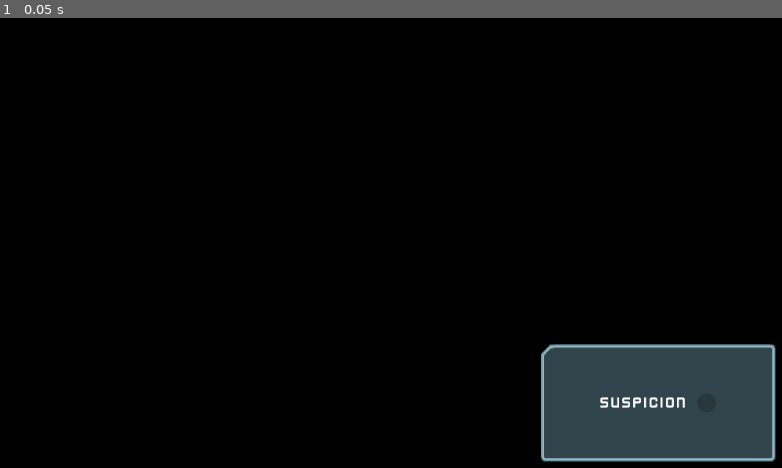
Above: before the commit, frame 1.
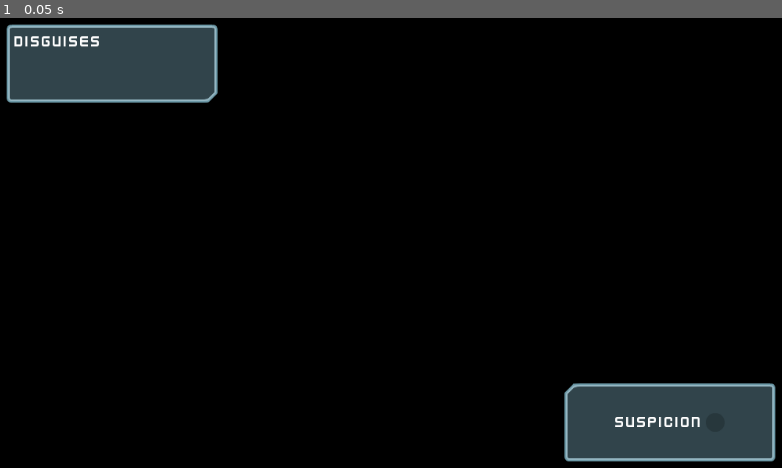
Above: after the commit, the same moment.

Repository: Wolfy7/Heist_Meisters
Game: Godot game, scene res://Scenes/GUI.tscn
The game is run twice, just before and just after one commit, with the same random seed, the same clock (stepped at 60 frames per second) and the same inputs. This scene is started directly instead of the project's main scene.
Inputs:
- Up to frame 1 (0.05 s): no input

The runs differ from the first frame. In frame 1, 8.5% of the frame differs, in the area x 0-100%, y 1-99%.

Commit message:
73. Grabbing the Loot

Diff:
--- /dev/null
+++ b/Scenes/Briefcase.tscn
@@ -0,0 +1,30 @@
+[gd_scene load_steps=4 format=2]
+
+[ext_resource path="res://Scripts/Briefcase.gd" type="Script" id=1]
+[ext_resource path="res://GFX/Loot/suitcase.png" type="Texture" id=2]
+
+[sub_resource type="RectangleShape2D" id=1]
+
+custom_solver_bias = 0.0
+extents = Vector2( 71.1631, 55.5741 )
+
+[node name="Briefcase" type="Area2D"]
+scale = Vector2( 0.5, 0.5 )
+input_pickable = true
+gravity_vec = Vector2( 0, 1 )
+gravity = 98.0
+linear_damp = 0.1
+angular_damp = 1.0
+collision_layer = 0
+audio_bus_override = false
+audio_bus_name = "Master"
+script = ExtResource( 1 )
+_sections_unfolded = [ "Collision", "Transform" ]
+
+[node name="Sprite" type="Sprite" parent="."]
+texture = ExtResource( 2 )
+
+[node name="CollisionShape2D" type="CollisionShape2D" parent="."]
+shape = SubResource( 1 )
+
+[connection signal="body_entered" from="." to="." method="_on_Briefcase_body_entered"]
--- /dev/null
+++ b/Scenes/Characters/BoxOccluder.tres
@@ -0,0 +1,7 @@
+[gd_resource type="OccluderPolygon2D" format=2]
+
+[resource]
+
+closed = true
+cull_mode = 0
+polygon = PoolVector2Array( -24.257, -24.257, 23.743, -24.257, 23.743, 23.743, -24.257, 23.743 )
--- /dev/null
+++ b/Scenes/Characters/CharacterOccluder.tres
@@ -0,0 +1,7 @@
+[gd_resource type="OccluderPolygon2D" format=2]
+
+[resource]
+
+closed = true
+cull_mode = 1
+polygon = PoolVector2Array( -11.2867, -7.72736, -10.0015, -17.7513, -5.76064, -21.2211, 1.82158, -21.4781, 4.64884, -17.7513, 6.3195, -9.65504, 6.57652, 7.43707, 4.77734, 16.947, 1.56454, 20.5453, -5.63213, 20.5453, -9.35898, 17.0755, -11.8007, 0.240396 )
--- a/Scenes/Characters/Player.tscn
+++ b/Scenes/Characters/Player.tscn
@@ -1,12 +1,16 @@
-[gd_scene load_steps=4 format=2]
+[gd_scene load_steps=5 format=2]
 
 [ext_resource path="res://Scenes/Characters/Character.tscn" type="PackedScene" id=1]
 [ext_resource path="res://Scripts/Player.gd" type="Script" id=2]
 [ext_resource path="res://GFX/PNG/Hitman 1/hitman1_stand.png" type="Texture" id=3]
+[ext_resource path="res://Theme.tres" type="Theme" id=4]
 
-[node name="Player" instance=ExtResource( 1 )]
+[node name="Player" index="0" instance=ExtResource( 1 )]
 script = ExtResource( 2 )
-_sections_unfolded = [ "Collision" ]
+_sections_unfolded = [ "Transform" ]
+disguises = 3
+disguise_duration = 5
+disguise_slowdown = 0.25
 
 [node name="Sprite" parent="." index="0"]
 texture = ExtResource( 3 )
@@ -33,3 +37,33 @@
 shadow_filter = 0
 shadow_filter_smooth = 0.0
 shadow_item_cull_mask = 1
+
+[node name="Timer" type="Timer" parent="." index="4"]
+process_mode = 1
+wait_time = 1.0
+one_shot = true
+autostart = false
+
+[node name="Label" type="Label" parent="." index="5"]
+anchor_left = 0.0
+anchor_top = 0.0
+anchor_right = 0.0
+anchor_bottom = 0.0
+margin_left = 24.0
+margin_top = -40.0
+margin_right = 73.0
+margin_bottom = -17.0
+rect_pivot_offset = Vector2( 0, 0 )
+rect_clip_content = false
+mouse_filter = 2
+mouse_default_cursor_shape = 0
+size_flags_horizontal = 1
+size_flags_vertical = 4
+theme = ExtResource( 4 )
+text = "0.00"
+percent_visible = 1.0
+lines_skipped = 0
+max_lines_visible = -1
+_sections_unfolded = [ "Rect", "Theme", "custom_styles" ]
+
+[connection signal="timeout" from="Timer" to="." method="reveal"]
--- a/Scenes/Door.tscn
+++ b/Scenes/Door.tscn
@@ -71,14 +71,14 @@
 linear_damp = 0.1
 angular_damp = 1.0
 collision_layer = 2
-collision_mask = 9
+collision_mask = 25
 audio_bus_override = false
 audio_bus_name = "Master"
 script = ExtResource( 1 )
 _sections_unfolded = [ "Collision" ]
 
 [node name="PlayerDetectionArea" type="CollisionShape2D" parent="."]
-shape = SubResource( 3 )
+shape = SubResource( 1 )
 _sections_unfolded = [ "Transform", "shape" ]
 
 [node name="AnimationPlayer" type="AnimationPlayer" parent="."]
@@ -109,7 +109,7 @@
 [node name="StaticBody2D" type="StaticBody2D" parent="Sprite"]
 input_pickable = false
 collision_layer = 2
-collision_mask = 13
+collision_mask = 29
 constant_linear_velocity = Vector2( 0, 0 )
 constant_angular_velocity = 0.0
 physics_material_override = null
--- /dev/null
+++ b/Scenes/Exit.tscn
@@ -0,0 +1,69 @@
+[gd_scene load_steps=4 format=2]
+
+[ext_resource path="res://Scripts/Exit.gd" type="Script" id=1]
+[ext_resource path="res://Theme.tres" type="Theme" id=2]
+
+[sub_resource type="RectangleShape2D" id=1]
+
+custom_solver_bias = 0.0
+extents = Vector2( 127.381, 62.0165 )
+
+[node name="Exit" type="ColorRect"]
+modulate = Color( 1, 1, 1, 0.623529 )
+anchor_left = 0.0
+anchor_top = 0.0
+anchor_right = 0.0
+anchor_bottom = 0.0
+margin_right = 257.0
+margin_bottom = 127.0
+rect_pivot_offset = Vector2( 0, 0 )
+rect_clip_content = false
+mouse_filter = 0
+mouse_default_cursor_shape = 0
+size_flags_horizontal = 1
+size_flags_vertical = 1
+color = Color( 0.00392157, 0.666667, 0.529412, 1 )
+script = ExtResource( 1 )
+_sections_unfolded = [ "Material", "Visibility" ]
+
+[node name="Area2D" type="Area2D" parent="."]
+position = Vector2( 129.838, 63.3784 )
+input_pickable = true
+gravity_vec = Vector2( 0, 1 )
+gravity = 98.0
+linear_damp = 0.1
+angular_damp = 1.0
+collision_layer = 0
+audio_bus_override = false
+audio_bus_name = "Master"
+_sections_unfolded = [ "Collision", "Transform" ]
+__meta__ = {
+"_edit_group_": true
+}
+
+[node name="CollisionShape2D" type="CollisionShape2D" parent="Area2D"]
+shape = SubResource( 1 )
+
+[node name="Label" type="Label" parent="."]
+anchor_left = 0.0
+anchor_top = 0.0
+anchor_right = 0.0
+anchor_bottom = 0.0
+margin_left = 108.0
+margin_top = 51.0
+margin_right = 155.0
+margin_bottom = 74.0
+rect_pivot_offset = Vector2( 0, 0 )
+rect_clip_content = false
+mouse_filter = 2
+mouse_default_cursor_shape = 0
+size_flags_horizontal = 1
+size_flags_vertical = 4
+theme = ExtResource( 2 )
+text = "EXIT"
+percent_visible = 1.0
+lines_skipped = 0
+max_lines_visible = -1
+_sections_unfolded = [ "Theme" ]
+
+[connection signal="body_entered" from="Area2D" to="." method="_on_Area2D_body_entered"]
--- a/Scenes/GUI.tscn
+++ b/Scenes/GUI.tscn
@@ -1,9 +1,12 @@
-[gd_scene load_steps=5 format=2]
+[gd_scene load_steps=8 format=2]
 
 [ext_resource path="res://GFX/Interface/PNG/glassPanel_cornerTL.png" type="Texture" id=1]
 [ext_resource path="res://Theme.tres" type="Theme" id=2]
 [ext_resource path="res://GFX/Interface/PNG/dot_shadow.png" type="Texture" id=3]
 [ext_resource path="res://GFX/Interface/PNG/dotRed.png" type="Texture" id=4]
+[ext_resource path="res://Scripts/SuspicionMeter.gd" type="Script" id=5]
+[ext_resource path="res://GFX/Interface/PNG/glassPanel_cornerBR.png" type="Texture" id=6]
+[ext_resource path="res://Scripts/DisguiseDisplay.gd" type="Script" id=7]
 
 [node name="GUI" type="CanvasLayer"]
 layer = 1
@@ -17,8 +20,8 @@
 anchor_top = 1.0
 anchor_right = 1.0
 anchor_bottom = 1.0
-margin_left = -320.0
-margin_top = -170.0
+margin_left = -290.0
+margin_top = -120.0
 margin_right = -20.0
 margin_bottom = -20.0
 rect_pivot_offset = Vector2( 0, 0 )
@@ -33,6 +36,9 @@
 patch_margin_right = 12
 patch_margin_bottom = 12
 _sections_unfolded = [ "Margin", "Patch Margin", "Rect" ]
+__meta__ = {
+"_edit_group_": true
+}
 
 [node name="CenterContainer" type="CenterContainer" parent="SuspicionContainer"]
 anchor_left = 0.0
@@ -47,24 +53,22 @@
 size_flags_vertical = 1
 use_top_left = false
 
-[node name="HSplitContainer" type="HSplitContainer" parent="SuspicionContainer/CenterContainer"]
-anchor_left = 0.0
-anchor_top = 0.0
-anchor_right = 0.0
-anchor_bottom = 0.0
-margin_left = 76.0
-margin_top = 63.0
-margin_right = 224.0
-margin_bottom = 87.0
-rect_pivot_offset = Vector2( 0, 0 )
-rect_clip_content = false
-mouse_filter = 2
-mouse_default_cursor_shape = 0
-size_flags_horizontal = 1
-size_flags_vertical = 1
-split_offset = 0
-collapsed = false
-dragger_visibility = 0
+[node name="HSplitContainer" type="HBoxContainer" parent="SuspicionContainer/CenterContainer"]
+anchor_left = 0.0
+anchor_top = 0.0
+anchor_right = 0.0
+anchor_bottom = 0.0
+margin_left = 65.0
+margin_top = 38.0
+margin_right = 205.0
+margin_bottom = 62.0
+rect_pivot_offset = Vector2( 0, 0 )
+rect_clip_content = false
+mouse_filter = 2
+mouse_default_cursor_shape = 0
+size_flags_horizontal = 1
+size_flags_vertical = 1
+alignment = 0
 _sections_unfolded = [ "Mouse" ]
 
 [node name="Label" type="Label" parent="SuspicionContainer/CenterContainer/HSplitContainer"]
@@ -87,13 +91,15 @@
 max_lines_visible = -1
 _sections_unfolded = [ "Theme" ]
 
-[node name="TextureProgress" type="TextureProgress" parent="SuspicionContainer/CenterContainer/HSplitContainer"]
-anchor_left = 0.0
-anchor_top = 0.0
-anchor_right = 0.0
-anchor_bottom = 0.0
-margin_left = 124.0
-margin_right = 148.0
+[node name="SuspicionMeter" type="TextureProgress" parent="SuspicionContainer/CenterContainer/HSplitContainer" groups=[
+"SuspicionMeter",
+]]
+anchor_left = 0.0
+anchor_top = 0.0
+anchor_right = 0.0
+anchor_bottom = 0.0
+margin_left = 116.0
+margin_right = 140.0
 margin_bottom = 24.0
 rect_pivot_offset = Vector2( 0, 0 )
 rect_clip_content = false
@@ -120,4 +126,92 @@
 radial_fill_degrees = 360.0
 radial_center_offset = Vector2( 0, 0 )
 nine_patch_stretch = false
+script = ExtResource( 5 )
 _sections_unfolded = [ "Textures" ]
+suspicion_step = 1
+suspicion_dropoff = 0.25
+
+[node name="DisguiseContainer" type="NinePatchRect" parent="."]
+anchor_left = 0.0
+anchor_top = 0.0
+anchor_right = 0.0
+anchor_bottom = 0.0
+margin_left = 20.0
+margin_top = 20.0
+margin_right = 290.0
+margin_bottom = 120.0
+rect_pivot_offset = Vector2( 0, 0 )
+rect_clip_content = false
+mouse_filter = 2
+mouse_default_cursor_shape = 0
+size_flags_horizontal = 1
+size_flags_vertical = 1
+theme = ExtResource( 2 )
+texture = ExtResource( 6 )
+patch_margin_left = 12
+patch_margin_top = 12
+patch_margin_right = 12
+patch_margin_bottom = 12
+_sections_unfolded = [ "Margin", "Patch Margin", "Rect", "Theme", "theme" ]
+
+[node name="VBoxContainer" type="VBoxContainer" parent="DisguiseContainer"]
+anchor_left = 0.0
+anchor_top = 0.0
+anchor_right = 1.0
+anchor_bottom = 1.0
+margin_left = 10.0
+margin_top = 10.0
+rect_pivot_offset = Vector2( 0, 0 )
+rect_clip_content = false
+mouse_filter = 1
+mouse_default_cursor_shape = 0
+size_flags_horizontal = 1
+size_flags_vertical = 1
+alignment = 0
+_sections_unfolded = [ "Margin" ]
+
+[node name="Label" type="Label" parent="DisguiseContainer/VBoxContainer"]
+anchor_left = 0.0
+anchor_top = 0.0
+anchor_right = 0.0
+anchor_bottom = 0.0
+margin_right = 260.0
+margin_bottom = 23.0
+rect_pivot_offset = Vector2( 0, 0 )
+rect_clip_content = false
+mouse_filter = 2
+mouse_default_cursor_shape = 0
+size_flags_horizontal = 1
+size_flags_vertical = 4
+text = "Disguises"
+percent_visible = 1.0
+lines_skipped = 0
+max_lines_visible = -1
+
+[node name="DisguiseDisplay" type="ItemList" parent="DisguiseContainer/VBoxContainer" groups=[
+"DisguiseDisplay",
+]]
+anchor_left = 0.0
+anchor_top = 0.0
+anchor_right = 0.0
+anchor_bottom = 0.0
+margin_top = 27.0
+margin_right = 260.0
+margin_bottom = 90.0
+rect_pivot_offset = Vector2( 0, 0 )
+rect_clip_content = true
+focus_mode = 2
+mouse_filter = 0
+mouse_default_cursor_shape = 0
+size_flags_horizontal = 1
+size_flags_vertical = 3
+items = [  ]
+select_mode = 0
+allow_reselect = false
+max_columns = 7
+same_column_width = true
+icon_mode = 1
+icon_scale = 0.5
+fixed_icon_size = Vector2( 0, 0 )
+script = ExtResource( 7 )
+_sections_unfolded = [ "Columns", "Icon", "Size Flags" ]
--- a/Scenes/Levels/Level1.tscn
+++ b/Scenes/Levels/Level1.tscn
@@ -15,6 +15,8 @@
 [ext_resource path="res://Scenes/CombinationGenerator.tscn" type="PackedScene" id=13]
 [ext_resource path="res://Theme.tres" type="Theme" id=14]
 [ext_resource path="res://Scenes/GUI.tscn" type="PackedScene" id=15]
+[ext_resource path="res://Scenes/Exit.tscn" type="PackedScene" id=16]
+[ext_resource path="res://Scenes/Briefcase.tscn" type="PackedScene" id=17]
 
 [sub_resource type="NavigationPolygon" id=1]
 
@@ -128,6 +130,7 @@
 occluder_light_mask = 1
 format = 1
 tile_data = PoolIntArray( 65537, 0, 0, 65538, 0, 0, 65539, 0, 0, 65540, 0, 0, 65541, 0, 0, 65542, 0, 0, 65543, 0, 0, 65 …(6632 unchanged characters)…
+_sections_unfolded = [ "Collision" ]
 
 [node name="Doors" type="Node2D" parent="."]
 editor/display_folded = true
@@ -147,15 +150,16 @@
 [node name="LockedDoor" parent="LockedDoors" instance=ExtResource( 5 )]
 position = Vector2( 480.138, 416.133 )
 rotation = 1.5708
+collision_mask = 9
 _sections_unfolded = [ "Collision", "Transform" ]
 
 [node name="LockedDoor2" parent="LockedDoors" instance=ExtResource( 5 )]
 position = Vector2( 158.947, 480 )
 rotation = 3.14159
+collision_mask = 9
 _sections_unfolded = [ "Collision", "Transform" ]
 
 [node name="Player" parent="." instance=ExtResource( 6 )]
-editor/display_folded = true
 position = Vector2( 214.464, 97.6241 )
 
 [node name="Camera2D" type="Camera2D" parent="Player"]
@@ -249,7 +253,7 @@
 collision_friction = 1.0
 collision_bounce = 0.0
 collision_layer = 2
-collision_mask = 1
+collision_mask = 17
 occluder_light_mask = 1
 format = 1
 tile_data = PoolIntArray( 65535, 0, 262151, 0, 0, 524293, 1, 0, 262146, 2, 0, 262146, 3, 0, 262146, 4, 0, 262146, 5, 0, …(3655 unchanged characters)…
@@ -269,7 +273,7 @@
 collision_friction = 1.0
 collision_bounce = 0.0
 collision_layer = 2
-collision_mask = 1
+collision_mask = 17
 occluder_light_mask = 1
 format = 1
 tile_data = PoolIntArray( 65542, 3, 0, 131076, 1610612745, 0, 131102, -1610612730, 0, 131104, 7, 0, 131107, -1610612730 …(706 unchanged characters)…
@@ -286,6 +290,7 @@
 
 [node name="VisionMode" type="CanvasModulate" parent="."]
 editor/display_folded = true
+visible = false
 color = Color( 0.0588235, 0.113725, 0.32549, 1 )
 script = ExtResource( 11 )
 
@@ -342,6 +347,7 @@
 [node name="CombinationGenerator" parent="." instance=ExtResource( 13 )]
 
 [node name="Map Labels" type="Node2D" parent="."]
+editor/display_folded = true
 
 [node name="MainOfficeLabel" type="Label" parent="Map Labels" groups=[
 "labels",
@@ -369,6 +375,15 @@
 
 [node name="GUI" parent="." instance=ExtResource( 15 )]
 
+[node name="Exit" parent="." instance=ExtResource( 16 )]
+margin_left = 197.0
+margin_top = 258.0
+margin_right = 454.0
+margin_bottom = 384.0
+
+[node name="Briefcase" parent="." instance=ExtResource( 17 )]
+position = Vector2( 157, 225.001 )
+
 [connection signal="timeout" from="Player/VisionModeTimer" to="Player" method="_on_VisionModeTimer_timeout"]
 [connection signal="combination" from="Computers/Computer" to="LockedDoors/LockedDoor" method="_on_Computer_combination"]
 [connection signal="combination" from="Computers/Computer" to="LockedDoors/LockedDoor2" method="_on_Computer_combination"]
--- a/Scenes/LockedDoor.tscn
+++ b/Scenes/LockedDoor.tscn
@@ -43,6 +43,7 @@
 linear_damp = 0.1
 angular_damp = 1.0
 collision_layer = 2
+collision_mask = 17
 audio_bus_override = false
 audio_bus_name = "Master"
 _sections_unfolded = [ "Collision" ]
--- /dev/null
+++ b/Scripts/Briefcase.gd
@@ -0,0 +1,6 @@
+extends Area2D
+
+
+func _on_Briefcase_body_entered(body):
+	Global.Player.collect_breifcase()
+	queue_free()
--- /dev/null
+++ b/Scripts/DisguiseDisplay.gd
@@ -0,0 +1,6 @@
+extends ItemList
+
+func update_disguises(number):
+	clear()
+	for i in range(number):
+		add_icon_item(load(Global.box_sprite), false)
--- /dev/null
+++ b/Scripts/Exit.gd
@@ -0,0 +1,6 @@
+extends ColorRect
+
+
+func _on_Area2D_body_entered(body):
+	if body.has_node("briefcase"):
+		print("you have a briefcase")
--- a/Scripts/Global.gd
+++ b/Scripts/Global.gd
@@ -12,3 +12,9 @@
 
 var red_light = "res://GFX/Interface/PNG/dotRed.png"
 var green_light = "res://GFX/Interface/PNG/dotGreen.png"
+
+var box_sprite = "res://GFX/PNG/Tiles/tile_129.png"
+var player_sprite = "res://GFX/PNG/Hitman 1/hitman1_stand.png"
+
+var box_occluder = "res://Scenes/Characters/BoxOccluder.tres"
+var player_occluder = "res://Scenes/Characters/CharacterOccluder.tres"
--- a/Scripts/Player.gd
+++ b/Scripts/Player.gd
@@ -1,19 +1,31 @@
 extends "res://Scripts/Character.gd"
+
+export var disguises = 3 #How many disguises do you start with
+export var disguise_duration = 5 #How lond disguise can last
+export var disguise_slowdown = 0.25
 
 var motion = Vector2()
 var vision_mode
 var vision_change_on_cooldown = false
 
+var disguised = false
+var velocity_multiplier = 1
+
 enum vision_modes {DARK, NIGHTVISION}
-
 
 func _ready():
 	Global.Player = self
 	vision_mode = DARK
+	$Timer.wait_time = disguise_duration
+	reveal()
+	update_discuise_display()
 
 func _process(delta):
 	update_motion(delta)
-	move_and_slide(motion)
+	move_and_slide(motion * velocity_multiplier)
+	if disguised:
+		$Label.rect_rotation = -rotation_degrees
+		$Label.text = str($Timer.time_left).pad_decimals(2)
 
 func update_motion(delta):
 	look_at(get_global_mouse_position())
@@ -37,6 +49,8 @@
 		cycle_vision_mode()
 		vision_change_on_cooldown = true
 		$VisionModeTimer.start()
+	if Input.is_action_just_pressed("toogle_disguise"):
+		toogle_disguise()
 
 
 func cycle_vision_mode():
@@ -49,3 +63,42 @@
 
 func _on_VisionModeTimer_timeout():
 	vision_change_on_cooldown = false
+
+func toogle_disguise():
+	if disguised:
+		reveal()
+	elif disguises > 0:
+		disguise()
+
+func reveal():
+	$Label.visible = false
+	$Sprite.texture = load(Global.player_sprite)
+	$Light2D.texture = load(Global.player_sprite)
+	$LightOccluder2D.occluder = load(Global.player_occluder)
+	collision_layer = 1
+
+	velocity_multiplier = 1
+
+	disguised = false
+
+func disguise():
+	$Label.visible = true
+	$Sprite.texture = load(Global.box_sprite)
+	$Light2D.texture = load(Global.box_sprite)
+	$LightOccluder2D.occluder = load(Global.box_occluder)
+	collision_layer = 16
+
+	velocity_multiplier = disguise_slowdown
+	$Timer.start()
+
+	disguises -= 1
+	update_discuise_display()
+	disguised = true
+
+func update_discuise_display():
+	get_tree().call_group("DisguiseDisplay", "update_disguises", disguises)
+
+func collect_breifcase():
+	var loot = Node.new()
+	loot.set_name("briefcase")
+	add_child(loot)
--- a/Scripts/PlayerDetection.gd
+++ b/Scripts/PlayerDetection.gd
@@ -13,6 +13,7 @@
 func _process(delta):
 	if Player_is_in_FOV_TOLERANCE() and Player_is_in_LOS():
 		$Torch.color = RED
+		get_tree().call_group("SuspicionMeter", "player_seen")
 	else:
 		$Torch.color = WHITE
 
@@ -30,6 +31,10 @@
 	var space = get_world_2d().direct_space_state
 	var LOS_obstacle = space.intersect_ray(global_position, Player.position, [self], collision_mask)
 
+	if not LOS_obstacle:
+		return false
+
+
 	var distance_to_Player = Player.global_position.distance_to(global_position)
 	var Player_in_range = distance_to_Player < MAX_DETECTION_RANGE
 
--- /dev/null
+++ b/Scripts/SuspicionMeter.gd
@@ -0,0 +1,20 @@
+extends TextureProgress
+
+var suspicion = 0
+
+export var suspicion_step = 1 #How much suspicion goes up every time we're seen
+export var suspicion_dropoff = 0.25 #How fas suspicion falls
+
+func _process(delta):
+	suspicion -= suspicion_dropoff
+	suspicion = clamp(suspicion, min_value, max_value)
+	value = suspicion
+
+func player_seen():
+	suspicion += suspicion_step
+	if suspicion == max_value:
+		end_game()
+
+
+func end_game():
+	get_tree().quit()
--- a/Theme.tres
+++ b/Theme.tres
@@ -73,7 +73,14 @@
 modulate_color = Color( 1, 1, 1, 1 )
 draw_center = true
 
-[sub_resource type="DynamicFont" id=5]
+[sub_resource type="StyleBoxEmpty" id=5]
+
+content_margin_left = -1.0
+content_margin_right = -1.0
+content_margin_top = -1.0
+content_margin_bottom = -1.0
+
+[sub_resource type="DynamicFont" id=6]
 
 size = 20
 outline_size = 0
@@ -107,6 +114,20 @@
 Button/styles/hover = SubResource( 2 )
 Button/styles/normal = SubResource( 3 )
 Button/styles/pressed = SubResource( 4 )
+ItemList/colors/font_color = Color( 0.627451, 0.627451, 0.627451, 1 )
+ItemList/colors/font_color_selected = Color( 1, 1, 1, 1 )
+ItemList/colors/guide_color = Color( 0, 0, 0, 0.1 )
+ItemList/constants/hseparation = 4
+ItemList/constants/icon_margin = 4
+ItemList/constants/line_separation = 2
+ItemList/constants/vseparation = 2
+ItemList/fonts/font = null
+ItemList/styles/bg = SubResource( 5 )
+ItemList/styles/bg_focus = null
+ItemList/styles/cursor = null
+ItemList/styles/cursor_unfocused = null
+ItemList/styles/selected = null
+ItemList/styles/selected_focus = null
 Label/colors/font_color = Color( 1, 1, 1, 1 )
 Label/colors/font_color_shadow = Color( 0, 0, 0, 0 )
 Label/colors/font_outline_modulate = Color( 1, 1, 1, 1 )
@@ -133,4 +154,4 @@
 RichTextLabel/fonts/normal_font = null
 RichTextLabel/styles/focus = null
 RichTextLabel/styles/normal = null
-_sections_unfolded = [ "Button", "Button/colors", "Button/fonts", "Button/styles", "Button/styles/hover", "Label", "Label/fonts", "RichTextLabel", "RichTextLabel/colors", "default_font" ]
+_sections_unfolded = [ "Button", "Button/colors", "Button/fonts", "Button/styles", "Button/styles/hover", "ItemList", "ItemList/styles", "Label/fonts", "RichTextLabel/colors", "default_font" ]
--- a/project.godot
+++ b/project.godot
@@ -68,6 +68,11 @@
 "events": [ Object(InputEventKey,"resource_local_to_scene":false,"resource_name":"","device":0,"alt":false,"shift":false,"control":false,"meta":false,"command":false,"pressed":false,"scancode":32,"unicode":0,"echo":false,"script":null)
  ]
 }
+toogle_disguise={
+"deadzone": 0.5,
+"events": [ Object(InputEventKey,"resource_local_to_scene":false,"resource_name":"","device":0,"alt":false,"shift":false,"control":false,"meta":false,"command":false,"pressed":false,"scancode":69,"unicode":0,"echo":false,"script":null)
+ ]
+}
 
 [layer_names]
 
@@ -75,6 +80,7 @@
 2d_physics/layer_2="Terrain"
 2d_physics/layer_3="SecurityCameras"
 2d_physics/layer_4="Guards"
+2d_physics/layer_5="Disguise"
 
 [rendering]
 
Not shown: 4 places in Scenes/Door.tscn that only renumber resources
Not shown: 1 places in Scenes/Levels/Level1.tscn that only renumber resources
Not shown: 4 places in Theme.tres that only renumber resources
